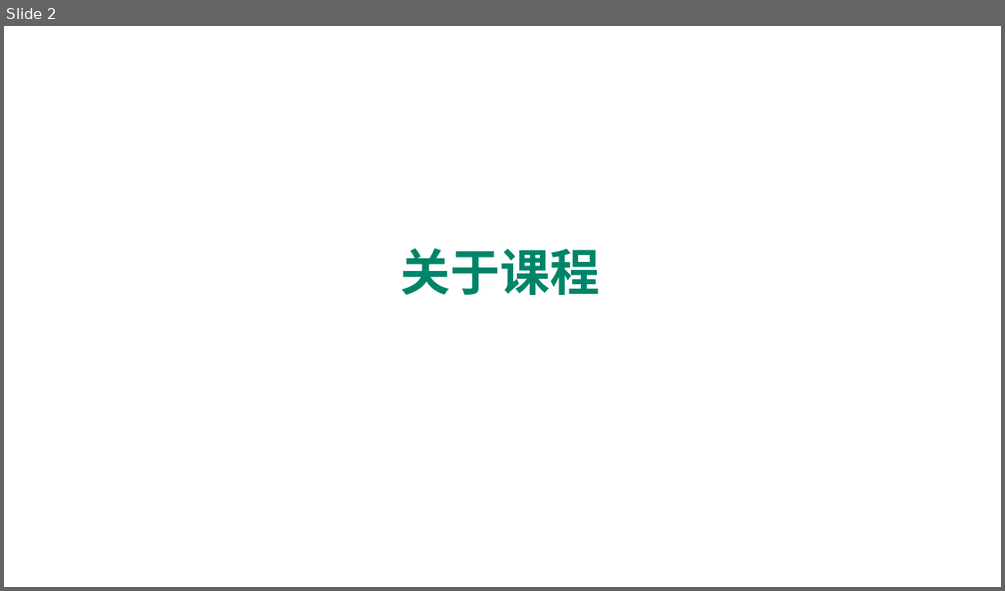
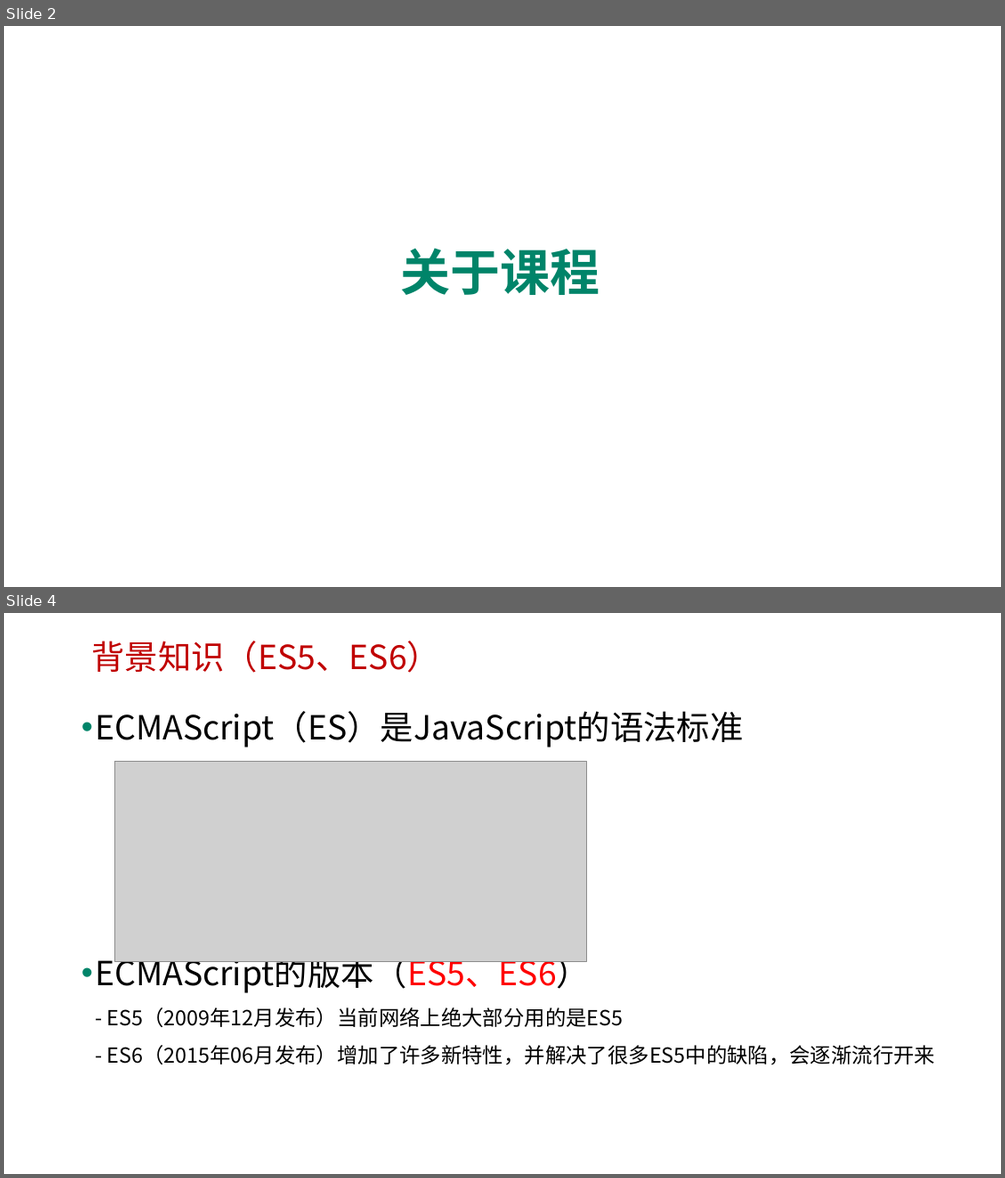
Before and after one commit to edu2act/course-javascript-advanced, a slide deck: 课程PPT/01.JavaScript发展历程及语言特点.pptx. Shown one above the other, each under a label of ours: slide 2 before the commit, slides 2 and 4 after it; the slides between them are not shown. The pictures are 1005x591 and 1005x1178 pixels, drawn with LibreOffice and Linux fonts; fonts in the diff are those of the drawing; grey boxes stand for pictures; background and template pictures are left out. Boxes give left, top, right and bottom in pixels: in the first picture for what was removed or moved away, otherwise in the second. Text is boxed around its words. In the diff, an @@ line names an element or a change of style, - is before the commit and + after.

```diff
--- a/课程PPT/01.JavaScript发展历程及语言特点.pptx
+++ b/课程PPT/01.JavaScript发展历程及语言特点.pptx
@@ slide 4 added at [4,613,1001,1174], background picture (left out) @@
@@ text added at [91,641,440,673], 32 pt, text #C00000 @@
+背景知识（ES5、ES6）
@@ text added at [95,711,936,1065], 20 pt, text #000000 @@
+• ECMAScript（ES）是JavaScript的语法标准
+• ECMAScript的版本（ES5、ES6）
+  - ES5（2009年12月发布）当前网络上绝大部分用的是ES5
+  - ES6（2015年06月发布）增加了许多新特性，并解决了很多ES5中的缺陷，会逐渐流行开来
@@ picture added at [115,762,587,962] @@
```
Also in this commit, not shown: 4 slides changed, 1 other slide added.
